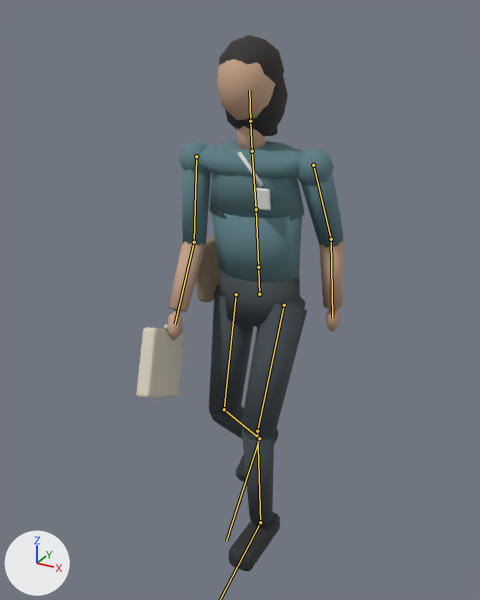
The glTF model public/models/people/person.glb, before and after one commit.
Both versions are drawn from a 50 mm camera at (0.943, -1.852, 1.795) aimed at (-0.042, -0.061, 0.9). The lights are fixed; the arrows at lower left show +X, +Y and +Z. The first picture is the older version. Both versions are drawn at frame 4 of the action 'Walk'; the numbers are the values there. The bones that change, and the others that lie on the model, are drawn over the model as lines.

Objects in the first picture: 'badge', 'bag', 'body', 'hair_long', 'shopbag'.
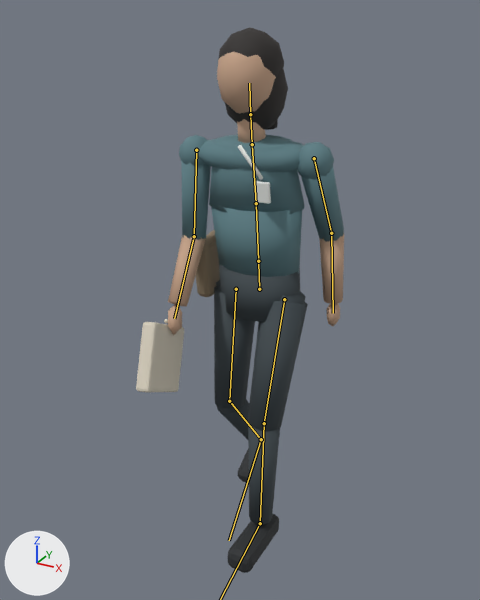
Changed parts and their boxes (x1, y1, x2, y2) in the pictures (480 x 600 px):
'body', posed
    before: (168, 35, 344, 571)
    after: (168, 27, 344, 573)
'shopbag', posed
    before: (136, 324, 185, 398)
    after: (136, 319, 184, 392)
'hair_long', posed
    before: (225, 75, 288, 136)
    after: (225, 68, 288, 130)
'bag', posed
    before: (196, 235, 220, 302)
    after: (196, 150, 300, 297)
'badge', posed
    before: (238, 152, 271, 210)
    after: (238, 145, 271, 204)
bone 'hips', root to tip
    before: (259, 294) to (258, 267)
    after: (259, 289) to (258, 262)
bone 'thigh.L', root to tip
    before: (284, 305) to (257, 431)
    after: (284, 299) to (264, 423)
bone 'shin.L', root to tip
    before: (257, 431) to (260, 522)
    after: (264, 423) to (260, 523)
bone 'thigh.R', root to tip
    before: (236, 294) to (224, 409)
    after: (236, 289) to (229, 401)
bone 'shin.R', root to tip
    before: (224, 409) to (259, 438)
    after: (229, 401) to (261, 439)
bone 'foot.R', root to tip
    before: (259, 438) to (226, 540)
    after: (261, 439) to (229, 540)

The change in detail:
Bone 'hips' (bone_hips) moves from (0.0, -0.044, 0.0) to (0.0, -0.024, 0.0).
Bone 'thigh.L' (bone_thigh_l) turns from (-25, -3, 1) to (-19, -3, 1) degrees about its own x, y and z.
Bone 'shin.L' (bone_shin_l) turns from (26, 0, 0) to (12, 0, 0) degrees about its own x, y and z.
Bone 'foot.L' (bone_foot_l) turns from (-3, 0, 0) to (5, 0, 0) degrees about its own x, y and z.
Bone 'thigh.R' (bone_thigh_r) turns from (-12, -3, 1) to (-7, -3, 1) degrees about its own x, y and z.
Bone 'shin.R' (bone_shin_r) turns from (51, 0, 0) to (40, 0, 0) degrees about its own x, y and z.
Bone 'foot.R' (bone_foot_r) turns from (-11, 0, 0) to (-5, 0, 0) degrees about its own x, y and z.
